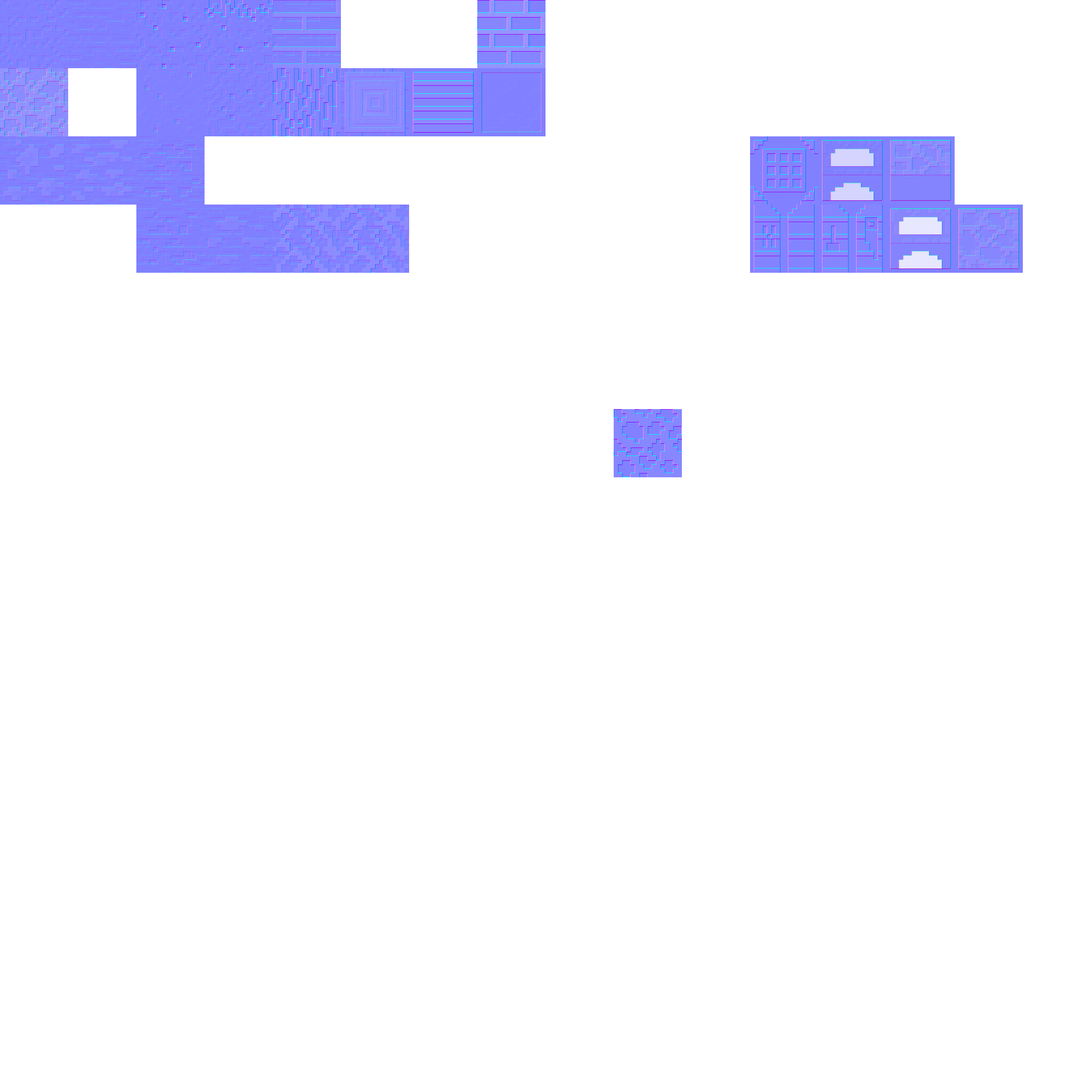
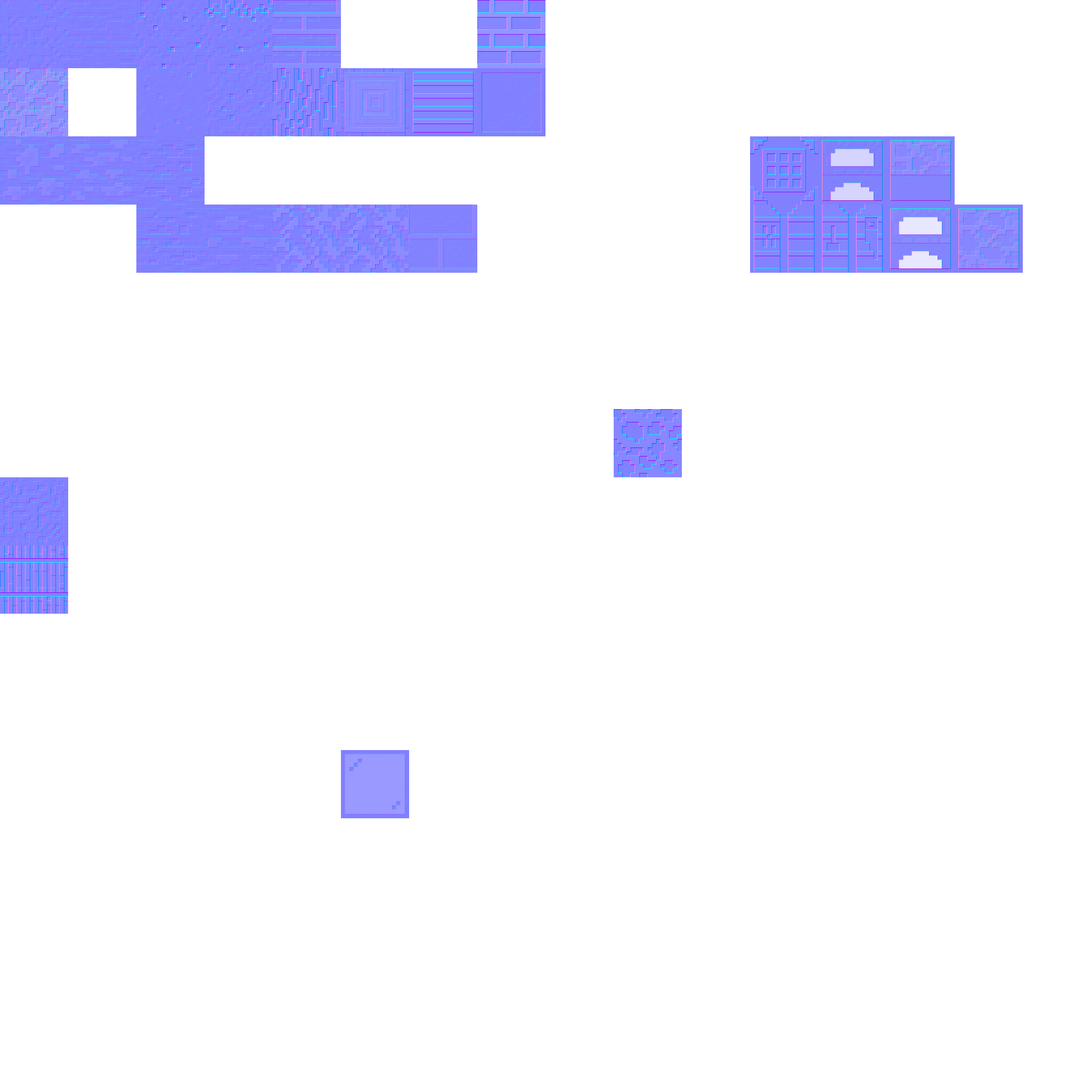
Two versions of the same layered image (w=1091, h=1091). Layer-by-layer changes:
added layer "hay_block_side_n" above "glowstone_n" over bbox(0, 545, 69, 614)
painted on "glowstone_n" over bbox(0, 204, 478, 819)
